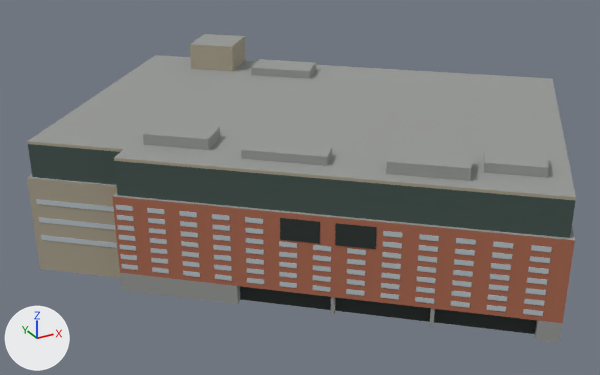
Before and after pictures for a commit that changed the glTF model public/models/buildings/centre-bell-far.glb.
Before and after are seen from a camera (50 mm lens) standing at (-119.6, -204.2, 116.4) and looking at (-7.6, -0.4, 14.5). Lighting does not change. The marker at lower left points along +X, +Y and +Z. The picture after the commit comes second. Where no turn or scale is listed for an object, it has been applied to the vertices. Vertices at exactly the same position are counted once.

Objects in the first picture: 'centre-bell-0-band', 'centre-bell-0-brick', 'centre-bell-0-clad', 'centre-bell-0-conc', 'centre-bell-0-dark', 'centre-bell-0-glass'.
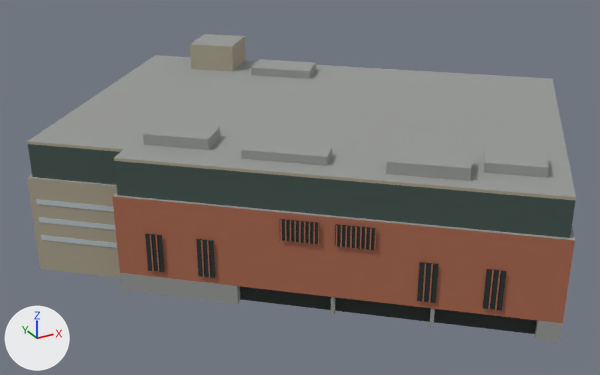
Location of each change, (x1, y1, x2, y2) in pixels of the pictures (600 x 375 px):
'centre-bell-0-dark', reshaped (32% wider): before (240, 218, 537, 334); after (145, 219, 537, 334)
part 1 of me_mesh_1, added: after (150, 219, 501, 310)
part 2 of me_mesh_4, built on: before (280, 218, 377, 249); after (145, 219, 506, 311)
part 3 of me_mesh_7, deleted: before (116, 205, 552, 316)

Patch to the scene script:
```diff
--- a/public/models/buildings/centre-bell-far.glb.py
+++ b/public/models/buildings/centre-bell-far.glb.py
@@ me_mesh_1 @@
 # used by ob_centre_bell_0_brick; location = (0.0, 0.0, 0.0)
-me_mesh_1.from_pydata(...)  # 14 vertices, 8 faces; spans x -84.0..85.0, y -85.0..73.0, z 6.0..28.0
+me_mesh_1.from_pydata(...)  # 118 vertices, 60 faces; spans x -84.0..85.0, y -85.0..73.0, z 6.0..28.0
+# me_mesh_1 part 1: 104 vertices added at x -61.0..6.0, y -75.0..-16.0, z 8.0..26.0
 me_mesh_1.materials.append(mat_brick)
@@ me_mesh_4 @@
 # used by ob_centre_bell_0_dark; location = (0.0, 0.0, 0.0)
-me_mesh_4.from_pydata(...)  # 68 vertices, 82 faces; spans x -41.4..52.5, y -79.1..65.6, z 0.0..26.5
+me_mesh_4.from_pydata(...)  # 92 vertices, 94 faces; spans x -61.6..80.6, y -79.1..65.6, z 0.0..26.5
+# me_mesh_4 part 2
+# 8 vertices are removed from x -34.2..-16.1, y -54.5..-38.4, z 20.5..26.5
+# 20 faces are deleted
+# 8 vertices move from x -34.2..-16.0, y -54.4..-38.4, z 20.5..26.5 to x -61.6..7.2, y -75.6..-15.1, z 7.5..18.5
+# 16 vertices are added at x -34.5..80.6, y -54.8..6.7, z 8.0..26.5
+# 6 new vertices lie (0.0, 0.0, -11.0) away from vertices in x -34.1..-16.0, y -54.4..-38.4, z 20.5..26.5
+# 10 new vertices lie (0.0, 0.0, 11.0) away from vertices in x -34.2..80.6, y -47.8..6.7, z 8.0..26.5
+# 32 new faces join them
 me_mesh_4.materials.append(mat_dark)
@@ me_mesh_7 @@
 # used by ob_centre_bell_0_glass; location = (0.0, 0.0, 0.0)
-me_mesh_7.from_pydata(...)  # 824 vertices, 1030 faces; spans x -83.0..82.0, y -82.0..13.0, z 7.0..26.0
+me_mesh_7.from_pydata(...)  # 24 vertices, 30 faces; spans x -83.0..-65.0, y -3.0..13.0, z 10.0..22.0
+# me_mesh_7 part 3: 100 loose pieces with 800 vertices, spanning x -67.0..82.0, y -82.0..8.0, z 7.0..26.0, are deleted
 me_mesh_7.materials.append(mat_glass)
```
